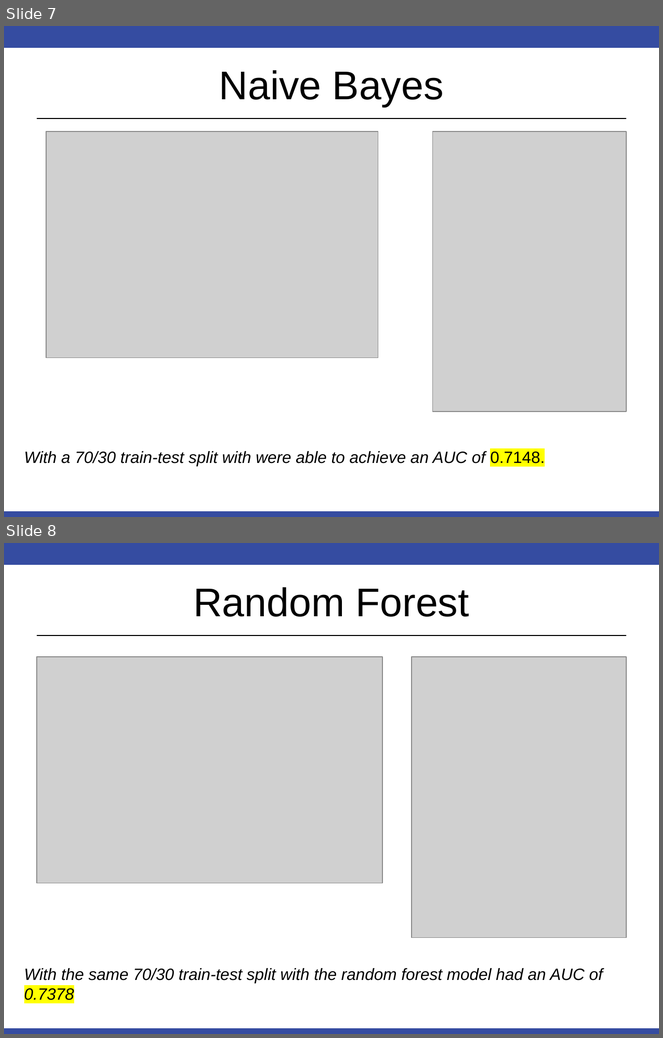
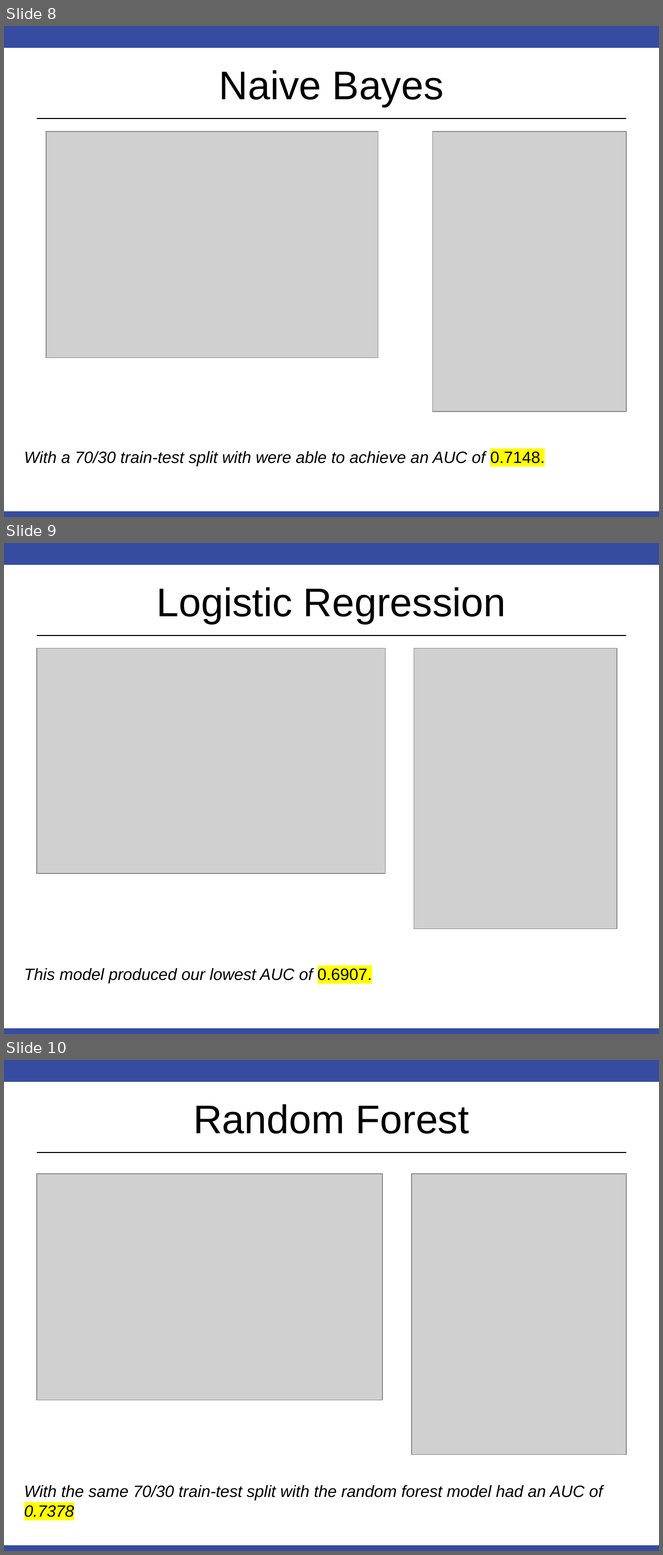
Before and after one commit to RobinsonCW/CaseStudy2DDS, a slide deck: presentations/DS6306_Proj2_Final_Presentation.pptx. Shown one above the other, each under a label of ours: slides 7 and 8 before the commit, slides 8, 9 and 10 after it. The pictures are 663x1038 and 663x1555 pixels, drawn with LibreOffice and Linux fonts; fonts in the diff are those of the drawing; grey boxes stand for pictures. Boxes give left, top, right and bottom in pixels: in the first picture for what was removed or moved away, otherwise in the second. Text is boxed around its words. In the diff, an @@ line names an element or a change of style, - is before the commit and + after.

Commit message:
update presentation with logistic model

```diff
--- a/presentations/DS6306_Proj2_Final_Presentation.pptx
+++ b/presentations/DS6306_Proj2_Final_Presentation.pptx
@@ slide 9 added at (4,543,659,1034), background #FFFFFF; not listed: 3 template elements that a slide beside it also shows @@
@@ title added at (157,587,506,624), 44 pt, text #000000 @@
+Logistic Regression
@@ picture added at (37,648,385,873) @@
@@ picture added at (414,648,617,929) @@
@@ text added at (24,968,372,983), 18 pt, text #000000, italic @@
+This model produced our lowest AUC of 0.6907.
@@ what was slide 7 is now slide 8 @@
@@ what was slide 8 is now slide 10 @@
```
Also in this commit, not shown: 5 slides changed, 1 other slide added.
